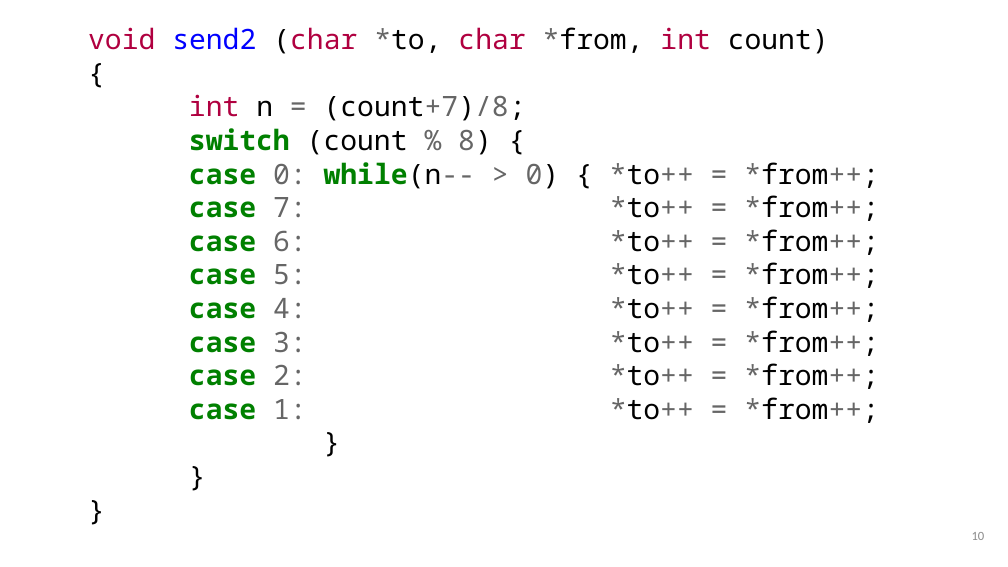
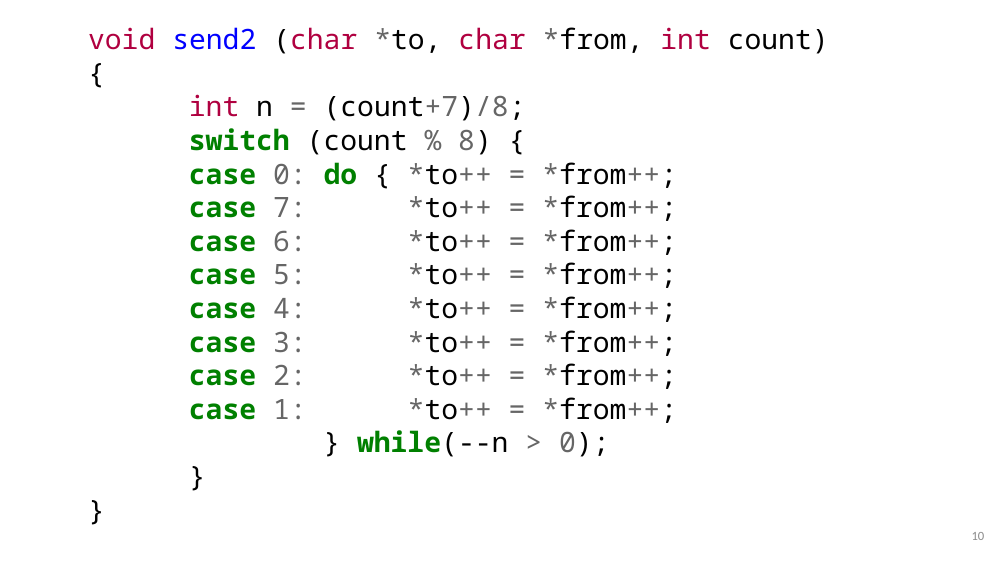
Before and after one commit to anoopsarkar/compilers-class, a slide deck: slide 10 of assets/ppt/intro/in1-evangelize-compilers.pptx. Drawn at 1008x567 pixels with LibreOffice and Linux fonts; fonts in the diff are those of the drawing. Boxes give left, top, right and bottom in pixels: in the first picture for what was removed or moved away, otherwise in the second. Text is boxed around its words. In the diff, an @@ line names an element or a change of style, - is before the commit and + after.

```diff
--- a/assets/ppt/intro/in1-evangelize-compilers.pptx
+++ b/assets/ppt/intro/in1-evangelize-compilers.pptx
@@ text at [88, 27, 829, 457]: paragraph removed @@
-}
@@ text at [189, 162, 677, 188]: text changed @@
-case 0: while(n-- > 0) { *to++ = *from++;
+case 0: do { *to++ = *from++;
@@ text at [357, 430, 609, 457]: paragraph added @@
+} while(--n > 0);
```
Also in this commit, not shown: 2 other files.
